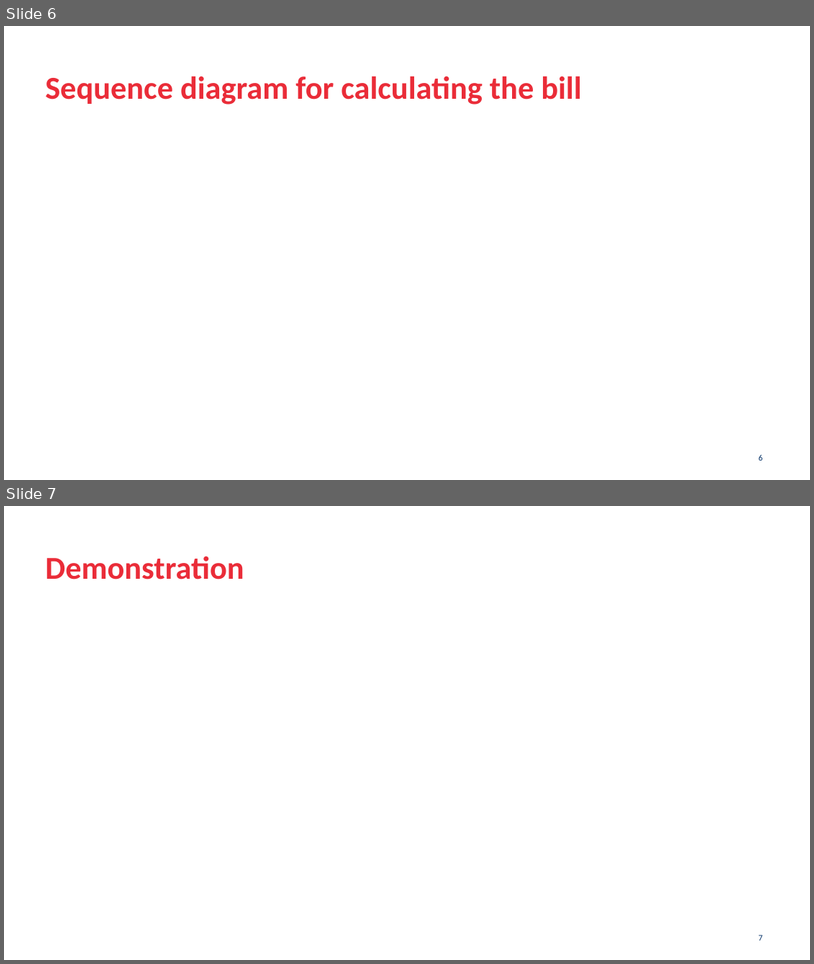
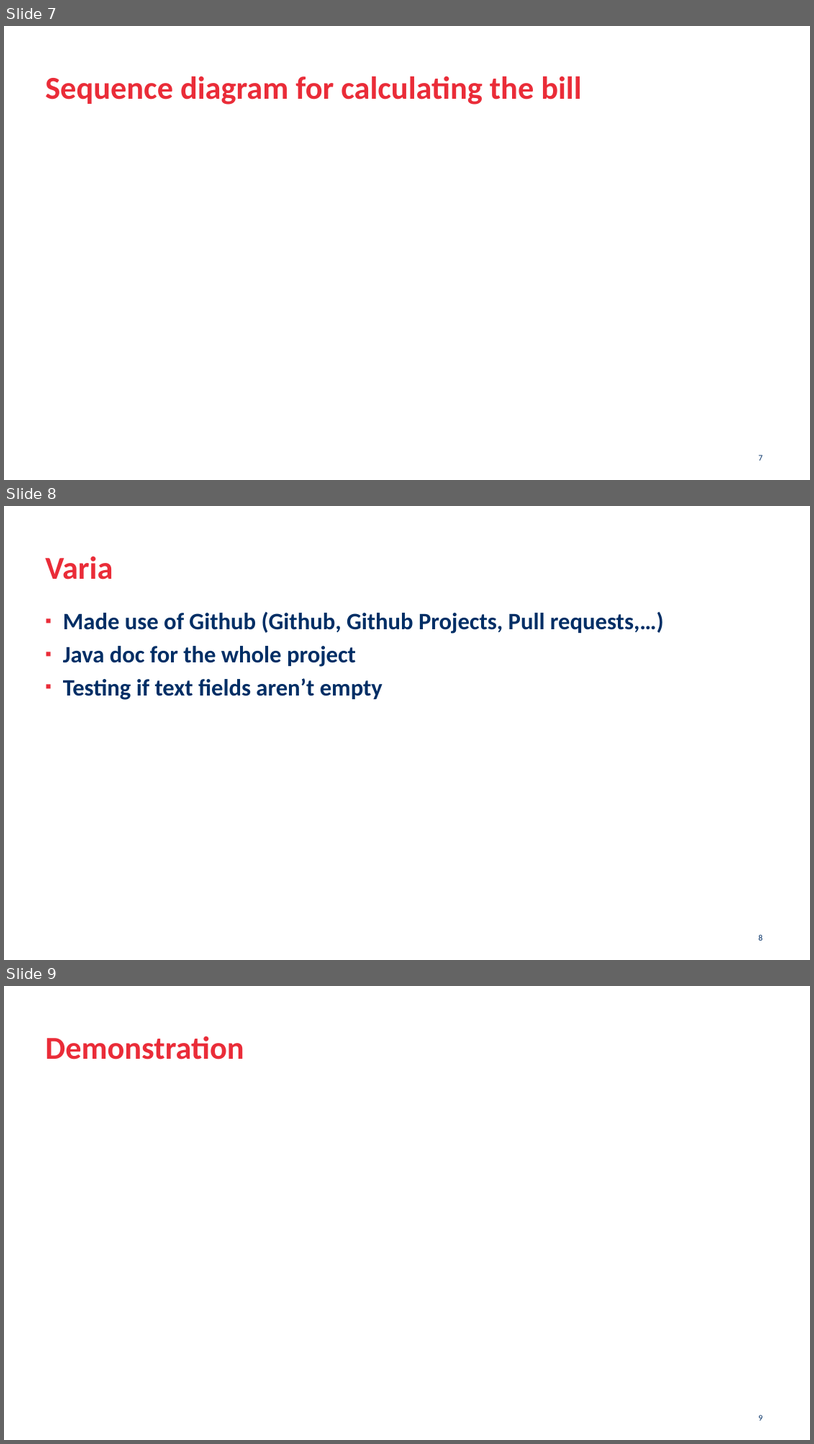
Before and after one commit to Wocco/MoneyTracker, a slide deck: moneytracker_presentation.pptx. Shown one above the other, each under a label of ours: slides 6 and 7 before the commit, slides 7, 8 and 9 after it. The pictures are 814x964 and 814x1444 pixels, drawn with LibreOffice and Linux fonts; fonts in the diff are those of the drawing; background and template pictures are left out. Boxes give left, top, right and bottom in pixels: in the first picture for what was removed or moved away, otherwise in the second. Text is boxed around its words. In the diff, an @@ line names an element or a change of style, - is before the commit and + after.

```diff
--- a/moneytracker_presentation.pptx
+++ b/moneytracker_presentation.pptx
@@ slide 8 added at (4,506,810,960), background #FFFFFF @@
@@ title added at (45,556,113,579), 38 pt, text #EA2C38, bold @@
+Varia
@@ text added at (63,612,664,700), 28 pt, text #002E65, bold @@
+▪ Made use of Github (Github, Github Projects, Pull requests,…)
+▪ Java doc for the whole project
+▪ Testing if text fields aren’t empty
@@ page number added at (759,934,763,940), 10 pt, text #002E65 @@
+8
@@ what was slide 6 is now slide 7 @@
@@ page number at (759,454,763,460): text changed @@
-6
+7
@@ what was slide 7 is now slide 9 @@
@@ page number at (759,1414,763,1420): text changed @@
-7
+9
```
Also in this commit, not shown: 5 slides changed, 1 other slide added.
